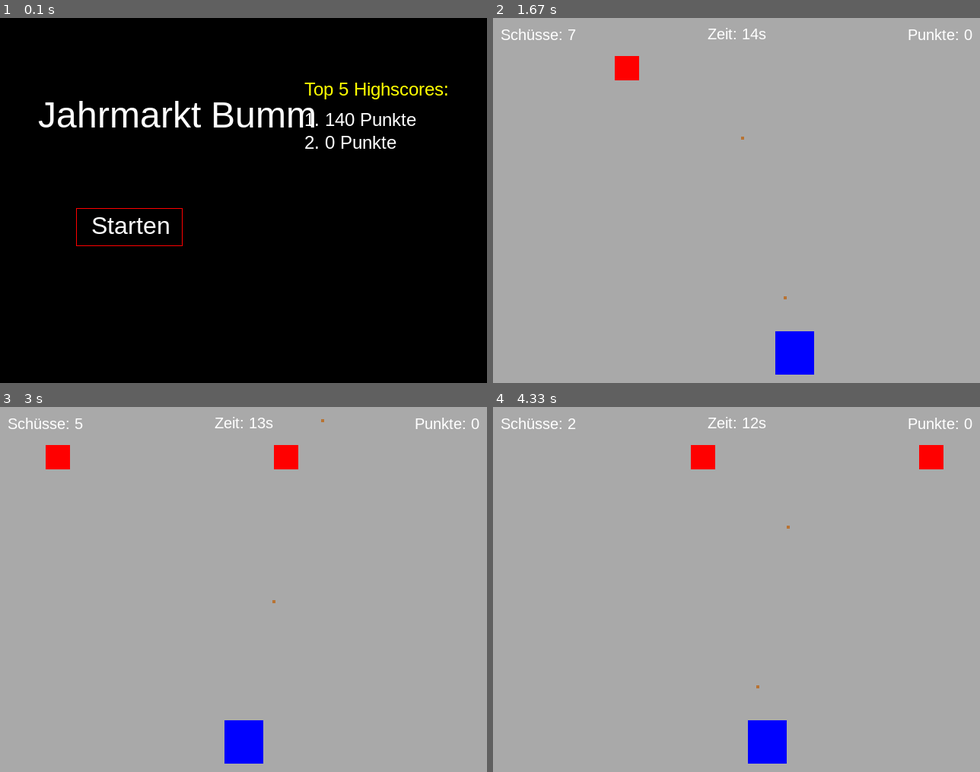
Above: before the commit, frames 1-4 (two rows, left to right).
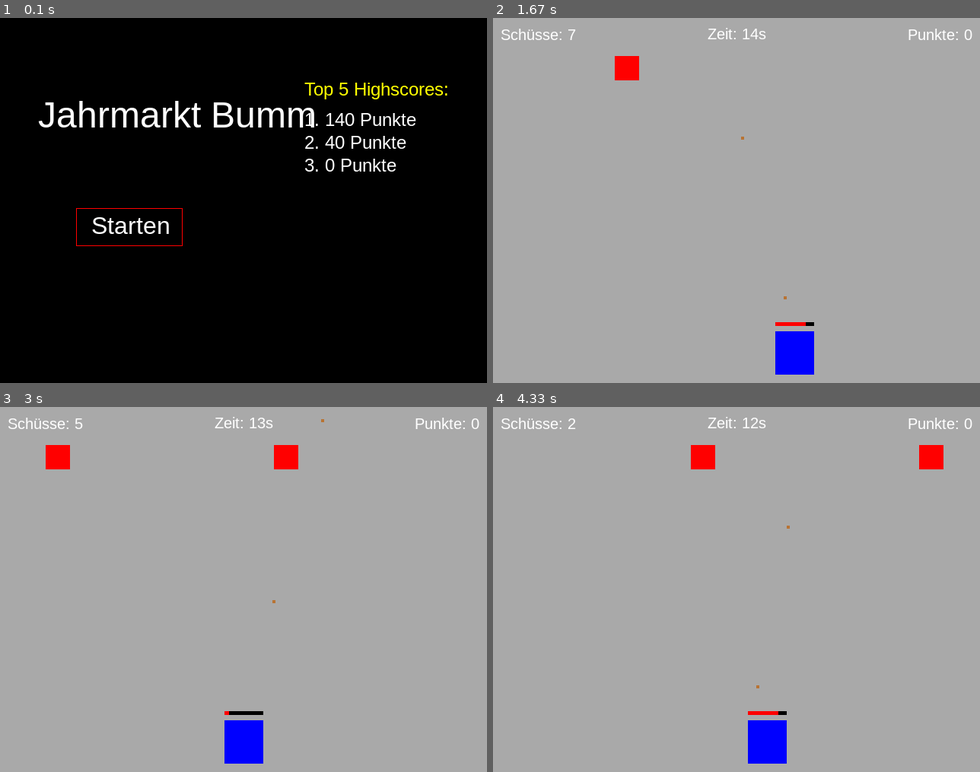
Above: after the commit, the same moments.

Repository: 25-26-1AHIF/pygameproject-JahrmarktBumm_Teodor_Simon
Game: pygame game, started from main.py
Two runs of this game, one before a commit and one after it. Both use one fixed random seed, a clock stepped at 60 frames per second and the inputs below.
Inputs:
- Up to frame 1 (0.1 s): no input
- Up to frame 2 (1.67 s): click "Starten" at 0.38 s; tap Space at 0.67, 1.07, 1.37, 1.57 s; hold D 1-1.47 s; hold D from 1.5 s (still down)
- Up to frame 3 (3 s): tap Space at 1.87, 2.07, 2.37, 2.63, 2.93 s; release D at 1.97 s; hold A 2-2.53 s; hold A 2.57-2.97 s
- Up to frame 4 (4.33 s): hold D 3-3.63 s; tap Space at 3.07, 3.37, 3.73, 4.03, 4.23 s; hold A 3.67-4.13 s; hold D from 4.17 s (still down)

The runs differ from the first frame. In frame 1, 0.5% of the frame differs, in the area x 62-84%, y 32-43%; in frame 2, less than 0.1%; in frame 3, less than 0.1%; in frame 4, less than 0.1%.

Commit message:
Versuch Time v4 kleiner Versuch

Diff:
--- a/highscores.json
+++ b/highscores.json
@@ -1 +1 @@
-[140, 0]
+[140, 40, 0]
--- a/main.py
+++ b/main.py
@@ -70,11 +70,8 @@
     menu_title = "Jahrmarkt Bumm"
     frame_counter = 0
     score = 0
-
-    # Ki Google Gemini Anfang
-    bullets_left = 10  # Begrenzung auf 10 Schuss
+    bullets_left = 10
     last_shot_time = 0
-    # Ki Ende, Prompt: Neue Variable für limitierte Munition
 
     bullets_manager = Bullets(screen)
     player_object = Player(screen, bullets_manager)
@@ -98,26 +95,32 @@
                     if current_button_rect.collidepoint(event.pos):
                         game_state = "GAME"
                         frame_counter = 0
-                        score = 0  # Punkte für neues Spiel zurücksetzen
-                        bullets_left = 10  # Munition für neues Spiel auffüllen
+                        score = 0  # Punkte zurücksetzen
+                        bullets_left = 10  # Munition auffüllen
+                        last_shot_time = 0  # Cooldown zurücksetzen
+
+                # Ki Google Gemini Anfang
+                # Wenn im Startmenü ESC gedrückt wird -> Spiel komplett schließen
+                if event.type == pygame.KEYDOWN:
+                    if event.key == pygame.K_ESCAPE:
+                        running = False
+                # Ki Ende, Prompt: ESC schliesst das Programm im Menue
 
             # Events im SPIEL
             elif game_state == "GAME":
                 if event.type == pygame.KEYDOWN:
+                    # Wenn im Spiel ESC gedrückt wird -> Zurück zum Startbildschirm
                     if event.key == pygame.K_ESCAPE:
                         game_state = "MENU"
                         menu_title = "Jahrmarkt Bumm"
 
-                    # Ki Google Gemini Anfang
                     if event.key == pygame.K_SPACE:
                         current_time = pygame.time.get_ticks()
-                        # Cooldown prüfen (400ms) UND prüfen, ob noch Schüsse übrig sind
                         if current_time - last_shot_time >= 400:
                             if bullets_left > 0:
                                 player_object.shoot()
-                                bullets_left -= 1  # Einen Schuss abziehen
+                                bullets_left -= 1
                                 last_shot_time = current_time
-                    # Ki Ende, Prompt: Schuss-Limitierung einbauen
 
         if game_state == "MENU":
             current_button_rect = draw_menu(screen, menu_title)
@@ -131,7 +134,7 @@
                             bullets_manager.bullets.remove(bullet)
                         if target in targets_manager.targets:
                             targets_manager.targets.remove(target)
-                            score += 10  # Punkte vergeben!
+                            score += 10
 
             # Neu zeichnen der Spiel-Grafiken
             screen.fill("darkgray")
@@ -140,32 +143,47 @@
             targets_manager.update_and_draw(frame_counter)
 
             # Ki Google Gemini Anfang
-            # Timer prüfen (Jetzt auf genau 15 Sekunden eingestellt!)
-            if frame_counter >= gv.FPS * 15:
-                save_highscore(score)  # Score speichern
-                game_state = "MENU"  # Zurück ins Menü
+            # --- Visuelle Cooldown-Leiste über dem Spieler zeichnen ---
+            current_time = pygame.time.get_ticks()
+            time_since_shot = current_time - last_shot_time
+            if time_since_shot < 400:
+                cooldown_remaining = 400 - time_since_shot
+                # Balkenbreite passt sich proportional zur Spielerbreite an
+                bar_width = (cooldown_remaining / 400) * player_object.width
+                # Schwarzer Hintergrund-Rahmen und roter abnehmender Balken
+                pygame.draw.rect(screen, "black",
+                                 (player_object.x_pos, player_object.y_pos - 12, player_object.width, 5))
+                pygame.draw.rect(screen, "red", (player_object.x_pos, player_object.y_pos - 12, bar_width, 5))
+            # Ki Ende, Prompt: Cooldown-Leiste ueber dem Spieler rendern
+
+            # Ki Google Gemini Anfang
+            # Runden-Ende Bedingungen: 15 Sekunden vorbei ODER keine Schüsse & fliegenden Kugeln mehr übrig
+            if frame_counter >= gv.FPS * 15 or (bullets_left == 0 and len(bullets_manager.bullets) == 0):
+                if score > 0:
+                    save_highscore(score)  # Nur speichern, wenn Punkte > 0
+                game_state = "MENU"  # Bei 0 Punkten direkt zurück zum Startbildschirm
                 frame_counter = 0
+            # Ki Ende, Prompt: Spielabbruch bei 0 Punkten am Rundenende einbauen
 
-            # --- Das neue aufgeteilte User Interface (UI) ---
+            # --- User Interface (UI) ---
             font_ui = pygame.font.SysFont("arial", 20)
 
-            # 1. Links oben: Restliche Schüsse
+            # Links oben: Restliche Schüsse
             ammo_text = font_ui.render(f"Schüsse: {bullets_left}", True, "white")
             screen.blit(ammo_text, (10, 10))
 
-            # 2. Mitte oben: Die verbleibende Zeit (wird automatisch zentriert)
+            # Mitte oben: Die verbleibende Zeit
             remaining_time = max(0, 15 - (frame_counter // gv.FPS))
             time_text = font_ui.render(f"Zeit: {remaining_time}s", True, "white")
             time_rect = time_text.get_rect(center=(gv.SCREEN_WIDTH // 2, 20))
             screen.blit(time_text, time_rect)
 
-            # 3. Rechts oben: Die aktuellen Punkte
+            # Rechts oben: Die aktuellen Punkte
             score_text = font_ui.render(f"Punkte: {score}", True, "white")
             score_rect = score_text.get_rect(topright=(gv.SCREEN_WIDTH - 10, 10))
             screen.blit(score_text, score_rect)
 
             frame_counter += 1
-            # Ki Ende, Prompt: 15s Timer und getrenntes UI (Links, Mitte, Rechts) einbauen
 
         # Das Display aktualisieren
         pygame.display.flip()
